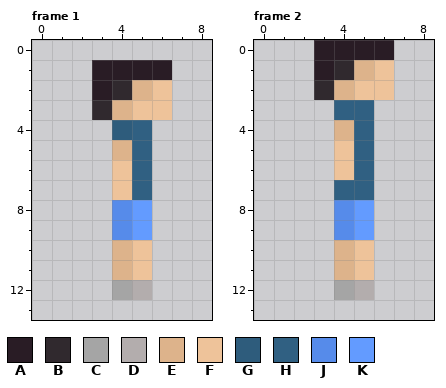
File history of a pixel-art file, Assets/PersonalAssets/NPC/Day2/ManDayTwoIncorrectRightIdle.aseprite. Above: the version before the commit.
9x14 pixels, 3 frames. Shown: frame 1, frame 2. The commit also changed other frames, which this record leaves out.
Palette (. is transparent): A #291c25  B #30292e  C #a5a5a5  D #b3adad  E #ddb38b  F #eec39a  G #2e5c7c  H #306082  J #568bea  K #639bff
Pixels before, frame 1, first column x 3:
 1 AAAA
 2 ABEF
 3 BEFF
 4 .GH.
 5 .EH.
 6 .FH.
 7 .FH.
 8 .JK.
 9 .JK.
10 .EF.
11 .EF.
12 .CD.
Pixels before, frame 2, first column x 3:
 0 AAAA
 1 ABEF
 2 BEFF
 3 .HH.
 4 .EH.
 5 .FH.
 6 .FH.
 7 .HH.
 8 .JK.
 9 .JK.
10 .EF.
11 .EF.
12 .CD.
The same view after the edit:
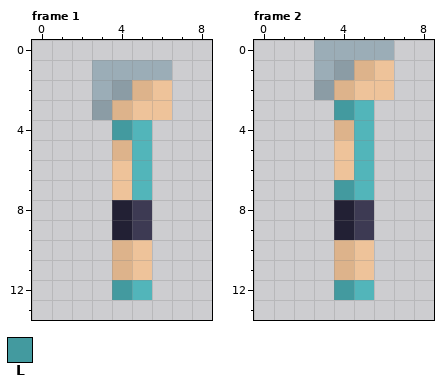
Colours new in this view: L #439a9f
Commit: Assets update All skins for NPCs for day two made
Diff:
colour A: #291c25 -> #9badb7
colour B: #30292e -> #8b9ca5
colour H: #306082 -> #52b5ba
colour J: #568bea -> #222034
colour K: #639bff -> #3d3a53
Changed rows in their new state; - is a pixel that keeps its letter.
Frame 1:
first column x 4:
 4 L
first column x 4:
12 LH
Frame 2:
first column x 4:
 3 L
first column x 4:
 7 L
first column x 4:
12 LH
Pixel boxes of the changes (left, top, right, bottom) in both pictures:
changed: (92, 60, 172, 300)
changed: (314, 40, 394, 300)
